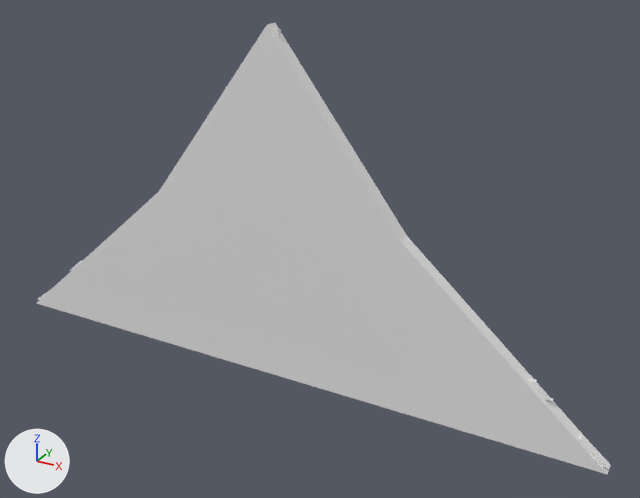
An edit to the FBX model GameProjectTwo/Assets/Meshes/Building/Gable/Gable_small1.fbx, drawn before and after from the same camera.
Before and after are seen from a 50 mm lens placed at (5.93, -9.53, 4.89), pointed at (0.65, 0.08, 0.08). Lighting does not change. The marker at lower left points along +X, +Y and +Z.

The older version as bpy lines, for what is in view:
```python
me_cube_356 = bpy.data.meshes.new('Cube.356')
me_cube_356.from_pydata(...)  # 64 vertices, 32 faces; spans x -4.74..4.75, y -0.06..0.06, z -1.93..2.97
me_plane_017 = bpy.data.meshes.new('Plane.017')
me_plane_017.from_pydata(...)  # 12 vertices, 15 faces; spans x -4.75..4.75, y -0.1..0.1, z -1.99..3.03
ob_gable_small1_wall_low = bpy.data.objects.new('Gable_small1_wall_low', me_plane_017)
ob_gable_small1_wall_low.location = (0.0, 0.0, 0.0)
ob_gable_small1_woodplank_low = bpy.data.objects.new('Gable_small1_woodplank_low', me_cube_356)
ob_gable_small1_woodplank_low.location = (0.0, 0.0, 0.0)
```
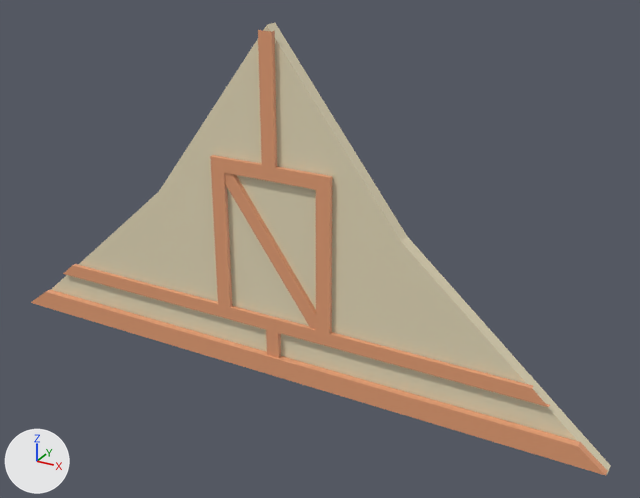
Edits to the scene script, one JSON object a line:
```json
{"op": "add", "block": "mat_wall", "code": ["mat_wall = principled_material('Wall')", "mat_wall.base_color = (0.8, 0.717, 0.5)  # beige #e7dcbc"]}
{"op": "add", "block": "mat_woodframe", "code": ["mat_woodframe = principled_material('Woodframe')", "mat_woodframe.base_color = (0.8, 0.352, 0.181)  # beige #e7a076"]}
{"block": "me_cube_356", "where": "me_cube_356.from_pydata(...)  # 64 vertices, 32 faces; spans x -4.74..4.75, y -0.06..0.06, z -1.93..2.97"}
{"block": "me_cube_356", "where": "# used by ob_gable_small1_woodplank_low; location = (0.0, 0.0, 0.0)"}
{"block": "me_cube_356", "change": "me_cube_356 part 1: the whole mesh is moved by (0.0, -0.15, 0.0)"}
{"op": "add", "block": "me_cube_356", "code": "me_cube_356.materials.append(mat_woodframe)  # beige #e7a076"}
{"block": "me_plane_017", "where": "me_plane_017.from_pydata(...)  # 12 vertices, 15 faces; spans x -4.75..4.75, y -0.1..0.1, z -1.99..3.03"}
{"op": "add", "block": "me_plane_017", "code": "me_plane_017.materials.append(mat_wall)  # beige #e7dcbc"}
```

Where the change shows, as pixel boxes [x1, y1, x2, y2] in the pictures (640 x 498 px):
```json
{"object": "Gable_small1_wall_low", "change": "recoloured", "before": [37, 23, 611, 474], "after": [37, 23, 611, 474], "on screen": "grey to beige"}
{"object": "Gable_small1_woodplank_low", "change": "recoloured, mesh moved", "before": [38, 29, 610, 469], "after": [31, 29, 608, 476]}
```
